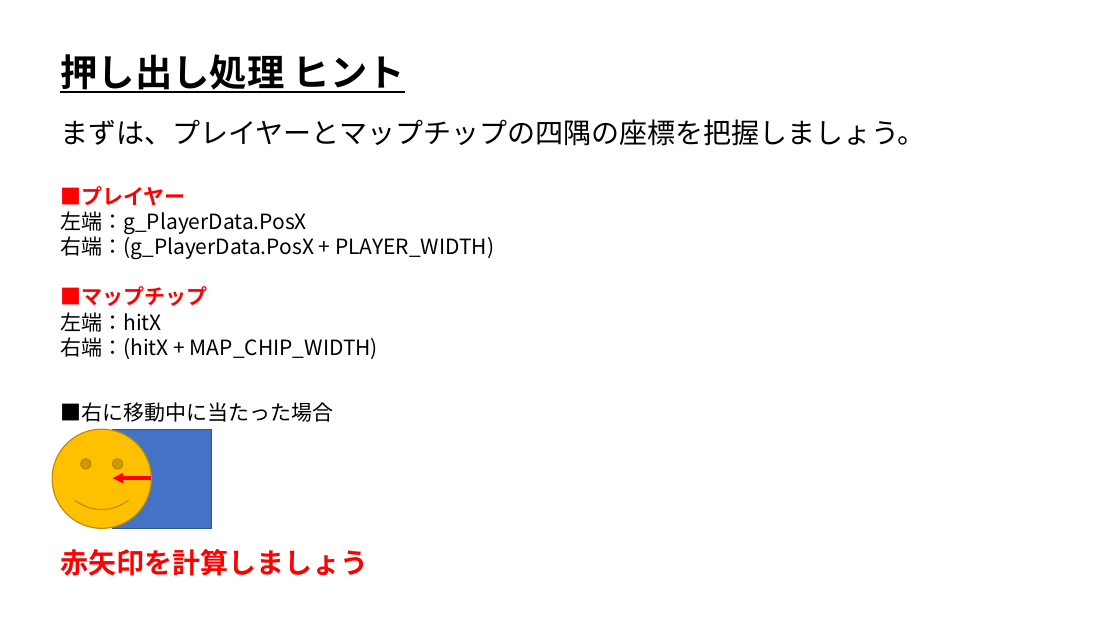
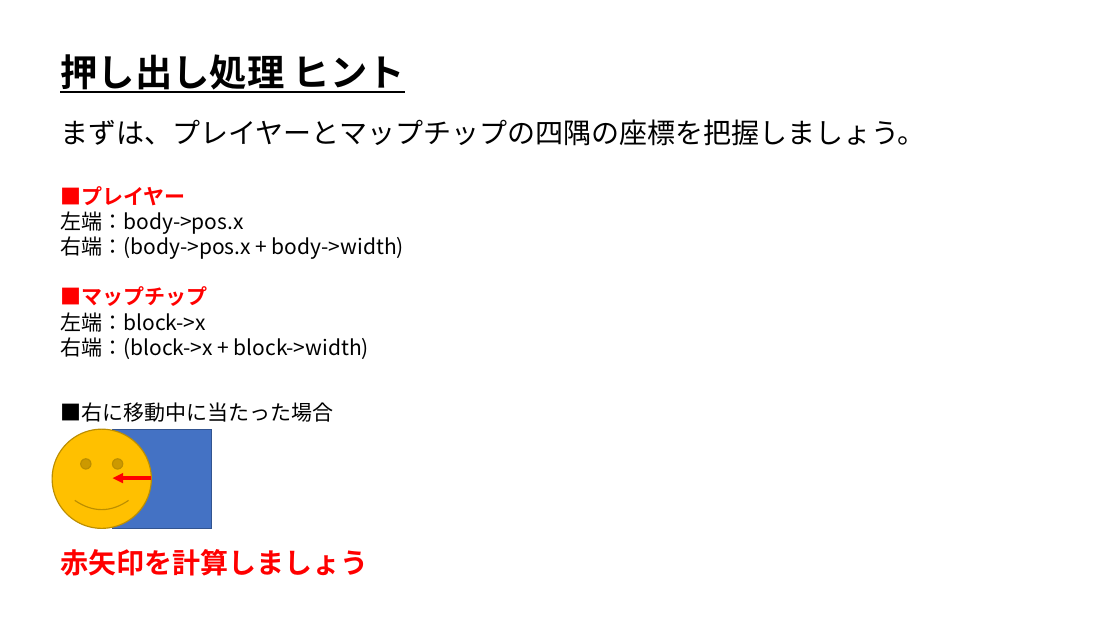
Before and after one commit to ArakiYusuke-Ohara/Textbook, a slide deck: slide 9 of ゲーム科1年/00_前期/ゲームプログラミングⅢ/04_押し出し処理.pptx (slide 8 before the commit). Drawn at 1120x630 pixels with LibreOffice and Linux fonts; fonts in the diff are those of the drawing. Boxes give left, top, right and bottom in pixels: in the first picture for what was removed or moved away, otherwise in the second. Text is boxed around its words. In the diff, an @@ line names an element or a change of style, - is before the commit and + after.

```diff
--- a/ゲーム科1年/00_前期/ゲームプログラミングⅢ/04_押し出し処理.pptx
+++ b/ゲーム科1年/00_前期/ゲームプログラミングⅢ/04_押し出し処理.pptx
@@ text at (60, 211, 404, 259): text changed @@
-左端：g_PlayerData.PosX
-右端：(g_PlayerData.PosX + PLAYER_WIDTH)
+左端：body->pos.x
+右端：(body->pos.x + body->width)
@@ text at (60, 312, 369, 359): text changed @@
-左端：hitX
-右端：(hitX + MAP_CHIP_WIDTH)
+左端：block->x
+右端：(block->x + block->width)
```
Also in this commit, not shown: 7 other slides changed, 1 slide added, 8 other files.
